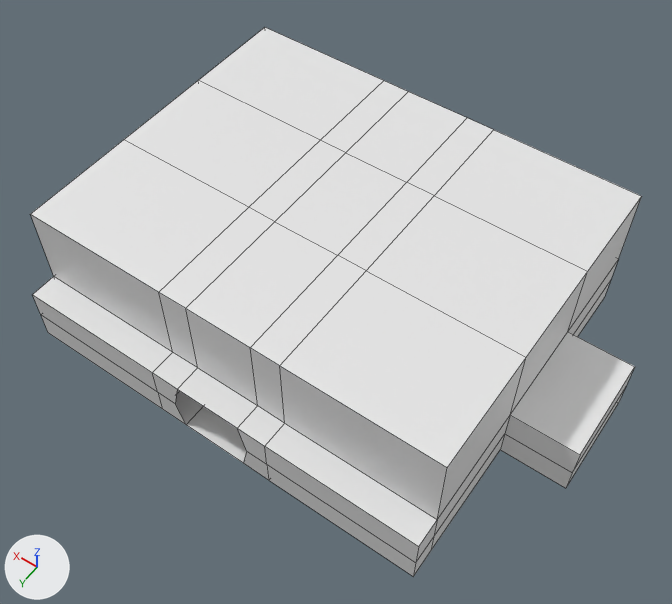
The FBX model Assets/Models/CrusherMaze.fbx, before and after one commit.
Before and after are seen from a 50 mm camera at (-13.2, 82.6, 42.2) aimed at (5.2, 56.8, 1.6). Every picture has the same lights, and +X, +Y and +Z are marked at lower left. The first picture is the older version. Mesh edges are drawn as thin lines. Where no turn or scale is listed for an object, it has been applied to the vertices.
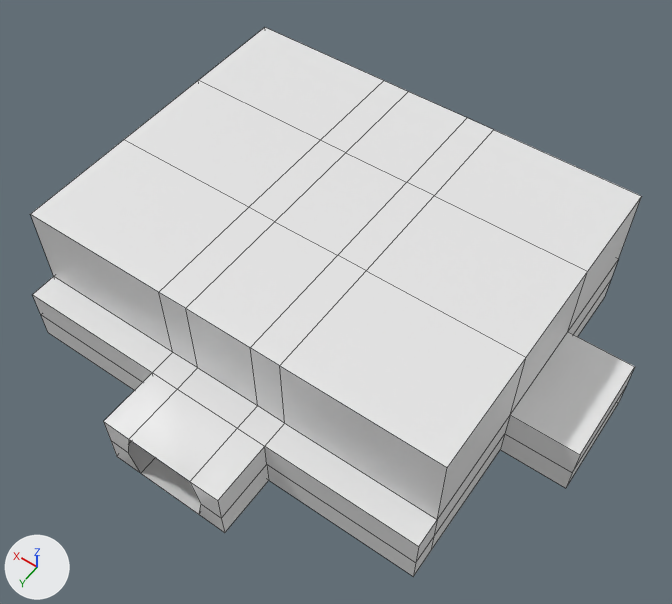
Location of each change, [x1, y1, x2, y2] in pixels of the pictures (672 x 604 px):
part 1 of me_cube_002, built on: before [152, 373, 269, 480]; after [104, 373, 269, 533]

The edits, one by one:
me_cube_002 is used by ob_cube; location (6.9, 40.78, 0.0).
me_cube_002 had 110 vertices, 104 faces and spanned x -16.9..12.2, y -0.9..25.4, z -1.8..6.8.
me_cube_002 now has 120 vertices, 114 faces and spans x -16.9..12.2, y -0.9..29.0, z -1.8..6.8.
Part 1, on me_cube_002:
2 vertices are removed from x -2.8..2.1, y 25.4, z -0.1.
4 faces are deleted.
2 vertices are added at (-2.8, 29.0, -0.1), (2.1, 29.0, -0.1).
10 new vertices lie (0.0, 3.6, 0.0) away from vertices in x -4.1..3.3, y 25.4, z -1.8..1.8.
14 new faces join them.
